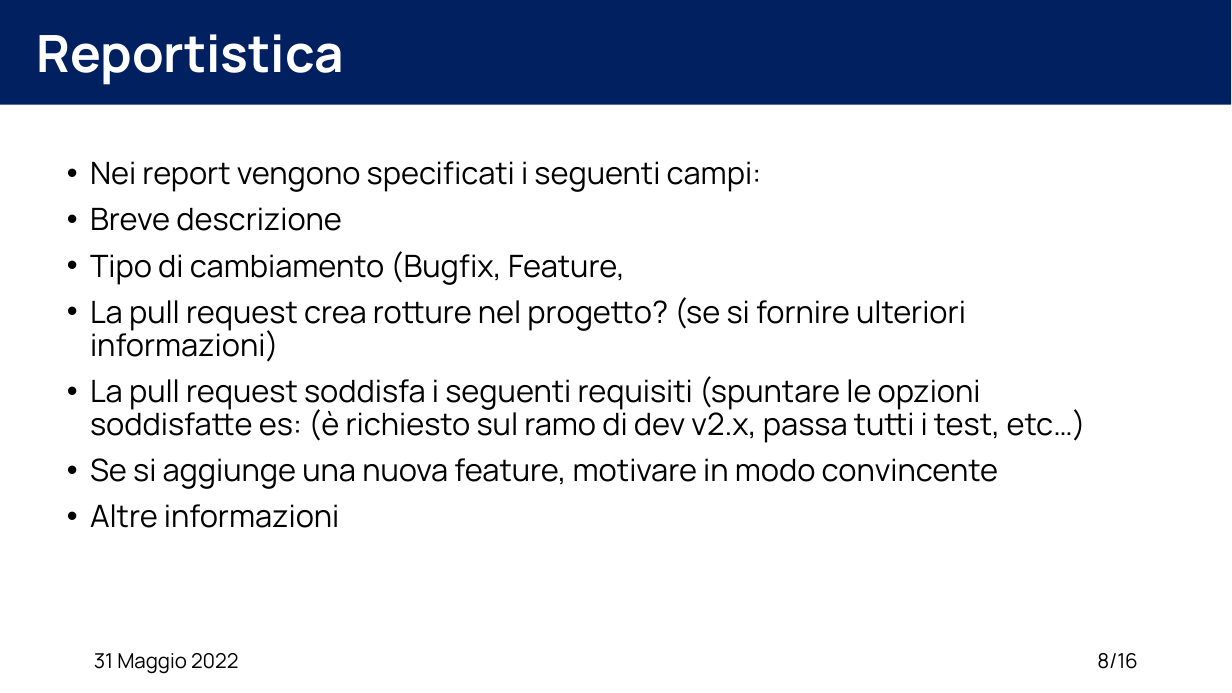
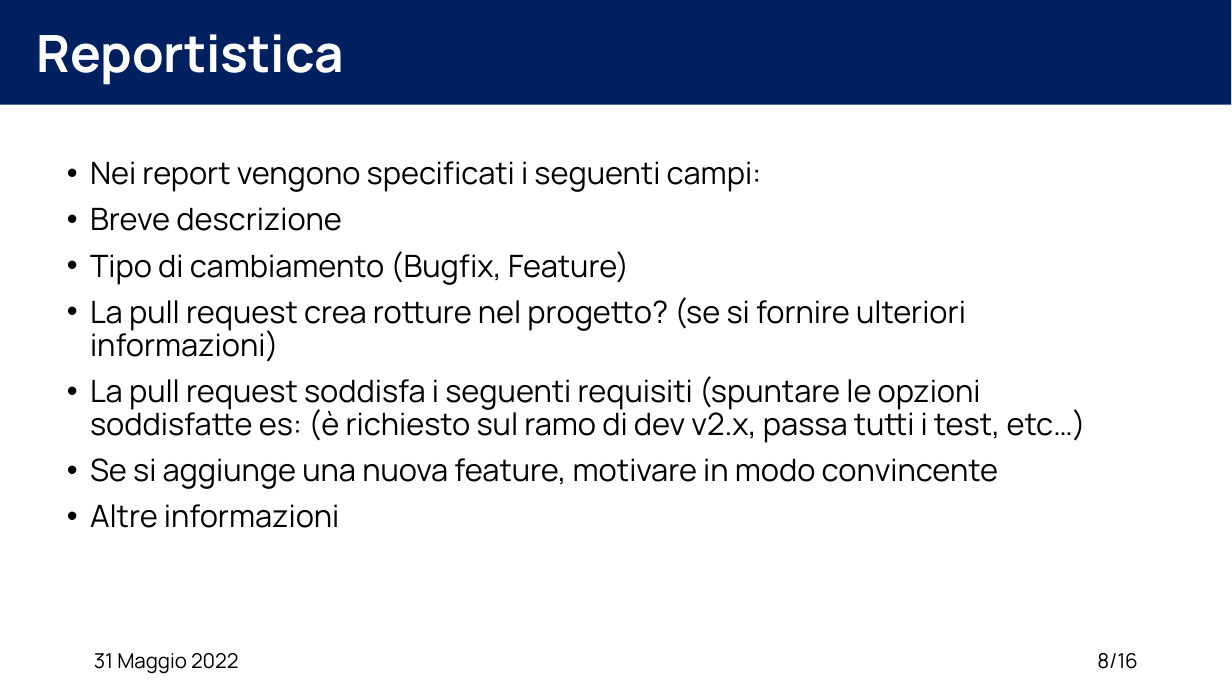
Before and after one commit to XidaZ3/MTSSAssignment3, a slide deck: slide 8 of MTSSAssignment3.pptx. Drawn at 1232x693 pixels with LibreOffice and Linux fonts; fonts in the diff are those of the drawing. Boxes give left, top, right and bottom in pixels: in the first picture for what was removed or moved away, otherwise in the second. Text is boxed around its words. In the diff, an @@ line names an element or a change of style, - is before the commit and + after.

```diff
--- a/MTSSAssignment3.pptx
+++ b/MTSSAssignment3.pptx
@@ text at (x1=90, y1=251, x2=629, y2=285): text changed @@
-• Tipo di cambiamento (Bugfix, Feature,
+• Tipo di cambiamento (Bugfix, Feature)
```
Also in this commit, not shown: 10 other slides changed, 4 slides added, 5 other files.
